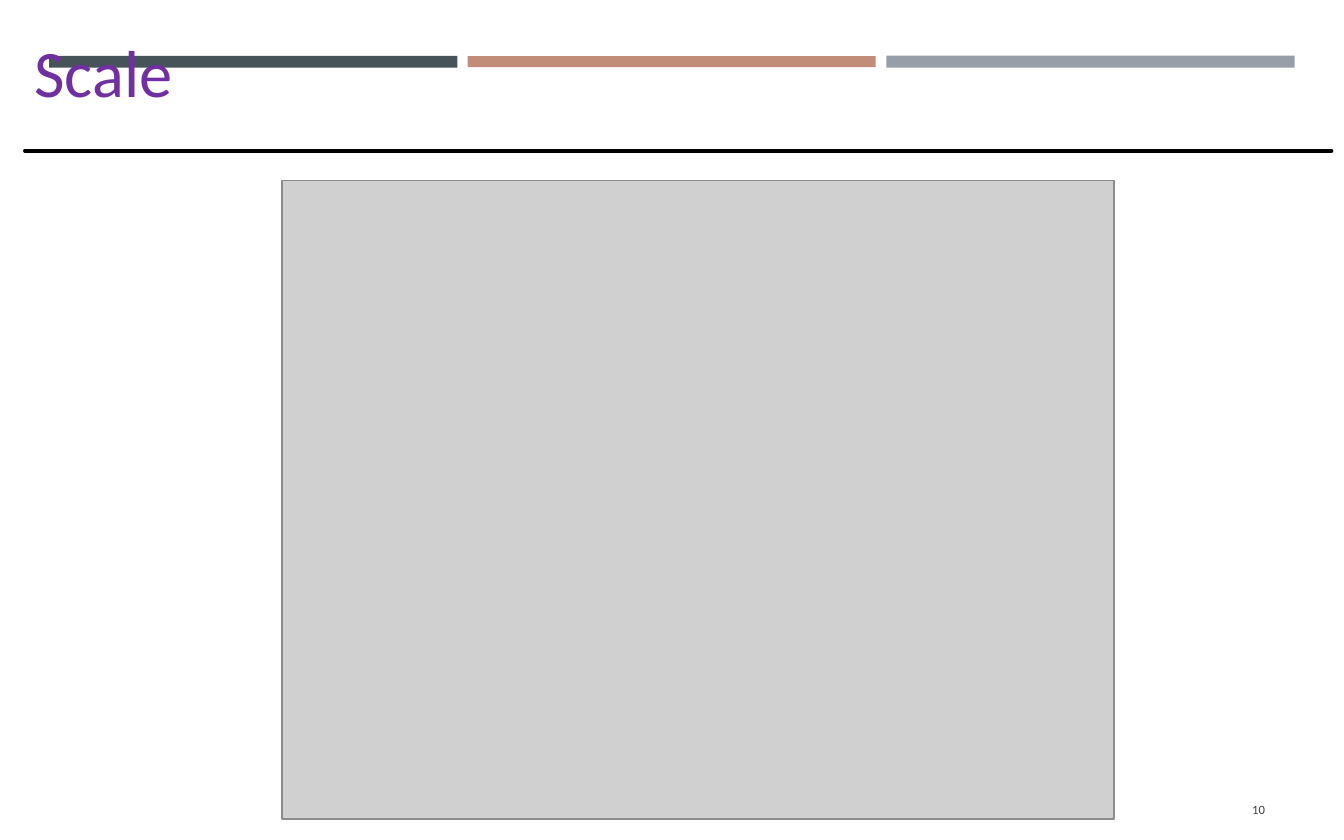
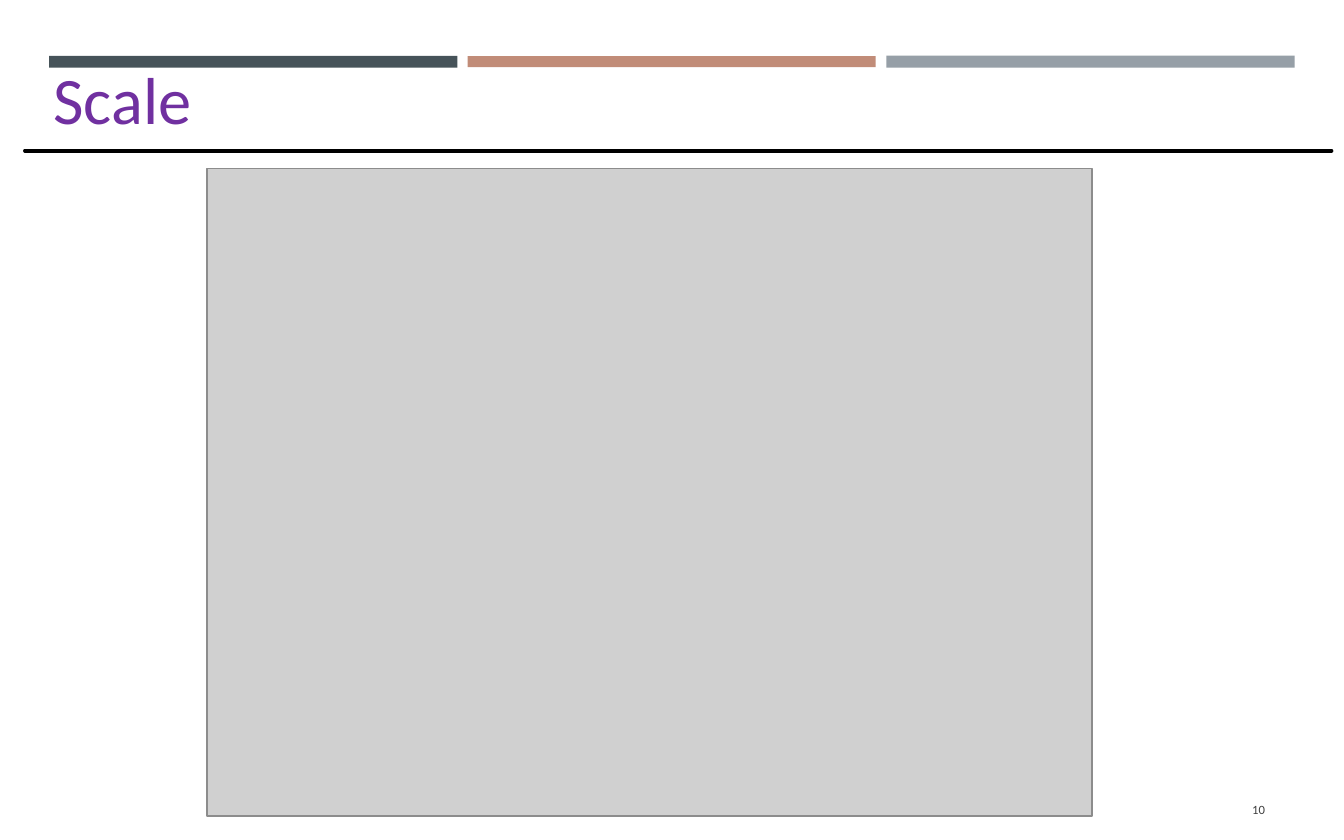
Before and after one commit to gisynw/GIS_I, a slide deck: slide 10 of docs/Lectures/Week07/Lecture07_GEOG2475_Thursday.pptx. Drawn at 1344x840 pixels with LibreOffice and Linux fonts; fonts in the diff are those of the drawing; grey boxes stand for pictures. Boxes give left, top, right and bottom in pixels: in the first picture for what was removed or moved away, otherwise in the second. Text is boxed around its words. In the diff, an @@ line names an element or a change of style, - is before the commit and + after.

```diff
--- a/docs/Lectures/Week07/Lecture07_GEOG2475_Thursday.pptx
+++ b/docs/Lectures/Week07/Lecture07_GEOG2475_Thursday.pptx
@@ text "Scale": place and size @@
-text "Scale" at <box>34,51,172,98</box>
+text "Scale" at <box>53,78,191,125</box>
@@ picture: place and size @@
-picture at <box>282,181,1114,820</box>
+picture at <box>208,169,1092,817</box>
```
Also in this commit, not shown: 13 other slides changed, 1 slide added, 10 other files.
